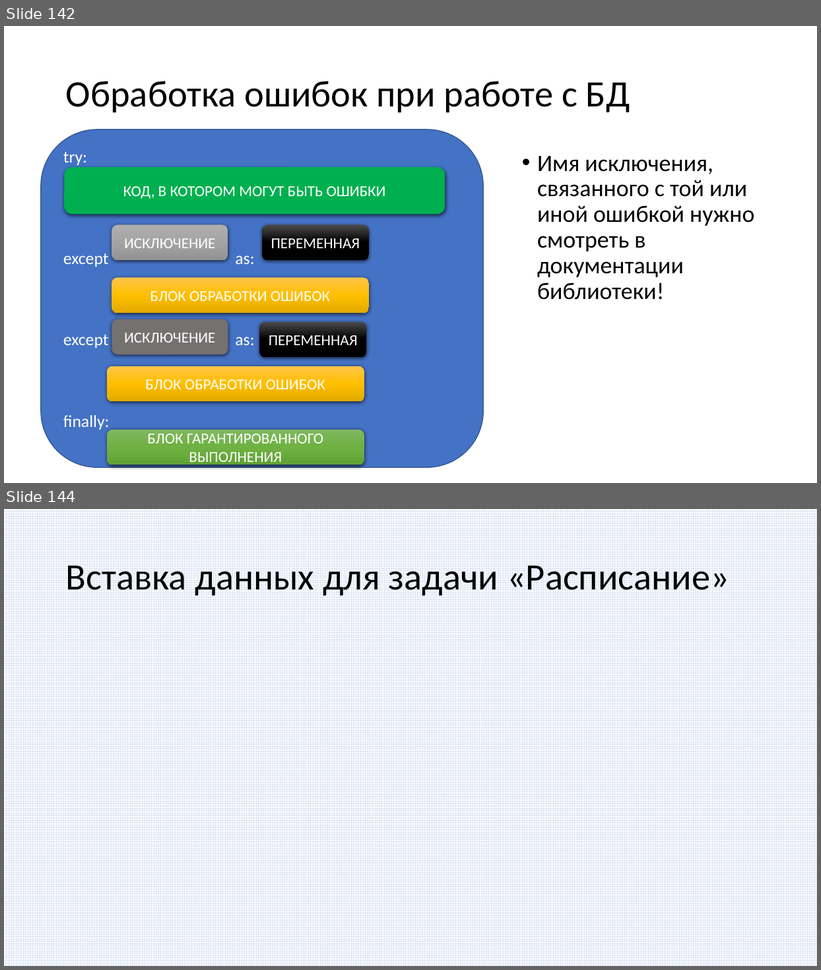
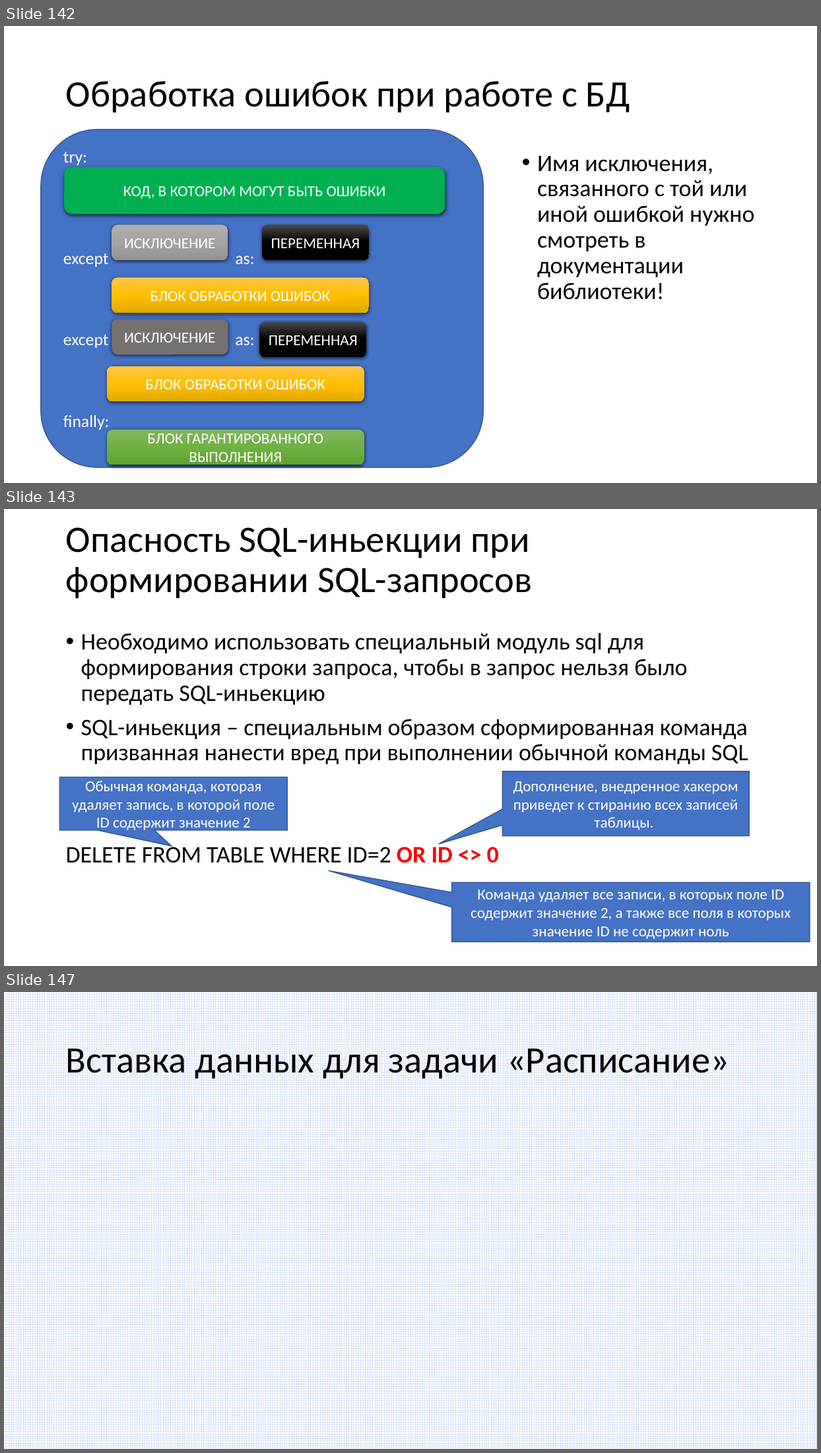
Before and after one commit to paveltsytovich/telegram-course, a slide deck: Presentation/Разработка ботов для телеграмм на Python.pptx. Shown one above the other, each under a label of ours: slides 142 and 144 before the commit, slides 142, 143 and 147 after it; the slides between them are not shown. The pictures are 821x970 and 821x1453 pixels, drawn with LibreOffice and Linux fonts; fonts in the diff are those of the drawing. Boxes give left, top, right and bottom in pixels: in the first picture for what was removed or moved away, otherwise in the second. Text is boxed around its words. In the diff, an @@ line names an element or a change of style, - is before the commit and + after.

Commit message:
SQL-иньекции + вставка данных

```diff
--- a/Presentation/Разработка ботов для телеграмм на Python.pptx
+++ b/Presentation/Разработка ботов для телеграмм на Python.pptx
@@ slide 143 added at (4,509,817,966), background #FFFFFF @@
@@ title added at (66,527,532,599), 44 pt, text #000000 @@
+Опасность SQL-иньекции при формировании SQL-запросов
@@ text added at (66,633,748,863), 28 pt, text #000000 @@
+• Необходимо использовать специальный модуль sql для формирования строки запроса, чтобы в запрос нельзя было передать SQL-иньекцию
+• SQL-иньекция – специальным образом сформированная команда призванная нанести вред при выполнении обычной команды SQL
+DELETE FROM TABLE WHERE ID=2 OR ID <> 0
@@ speech box added at (59,778,287,830), fill #4472C4, outline #325491 1 pt, 18 pt, text #FFFFFF @@
+Обычная команда, которая удаляет запись, в которой поле ID содержит значение 2
@@ speech box added at (502,772,749,836), fill #4472C4, outline #325491 1 pt, 18 pt, text #FFFFFF @@
+Дополнение, внедренное хакером приведет к стиранию всех записей таблицы.
@@ speech box added at (451,883,810,942), fill #4472C4, outline #325491 1 pt, 18 pt, text #FFFFFF @@
+Команда удаляет все записи, в которых поле ID содержит значение 2, а также все поля в которых значение ID не содержит ноль
@@ what was slide 144 is now slide 147 @@
```
Also in this commit, not shown: 1 slide changed, 2 other slides added.
